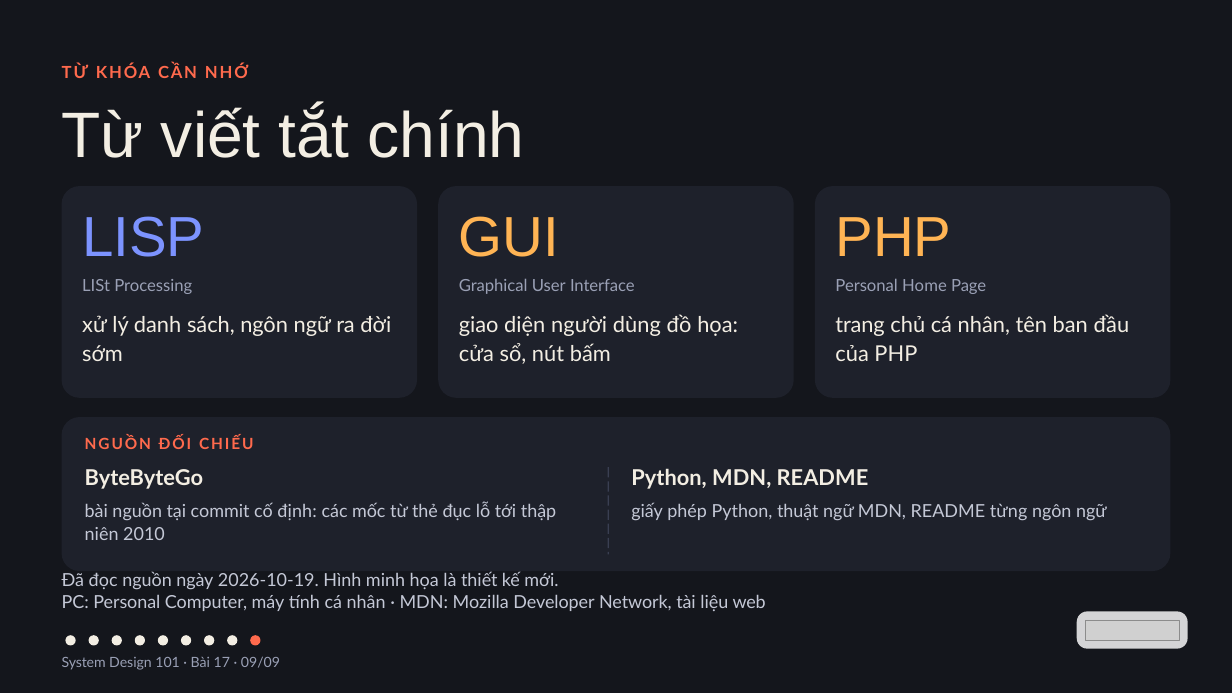
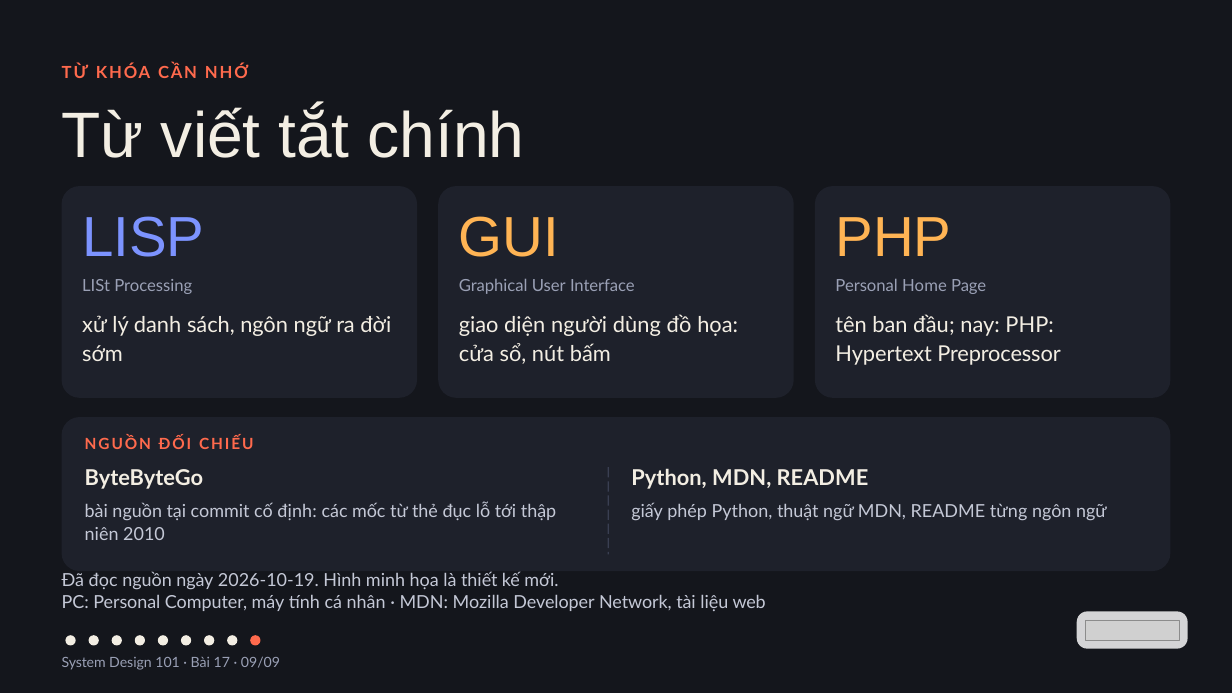
Before and after one commit to vohoailinh90/tool-marketing-studio, a slide deck: slide 9 of system-design-101/vi/lessons/sd-10-017/slides/sd-10-017.pptx. Drawn at 1232x693 pixels with LibreOffice and Linux fonts; fonts in the diff are those of the drawing; grey boxes stand for pictures. Boxes give left, top, right and bottom in pixels: in the first picture for what was removed or moved away, otherwise in the second. Text is boxed around its words. In the diff, an @@ line names an element or a change of style, - is before the commit and + after.

```diff
--- a/system-design-101/vi/lessons/sd-10-017/slides/sd-10-017.pptx
+++ b/system-design-101/vi/lessons/sd-10-017/slides/sd-10-017.pptx
@@ text at bbox=[835, 314, 1060, 365]: text changed @@
-trang chủ cá nhân, tên ban đầu của PHP
+tên ban đầu; nay: PHP: Hypertext Preprocessor
```
Also in this commit, not shown: 4 other files.
